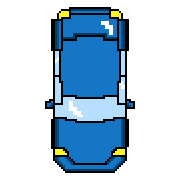
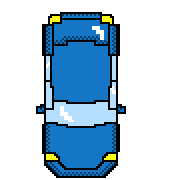
Before/after of a w=180, h=180 layered artwork. What changed in the layer stack:
painted on "Layer 5" over left=40, top=7, right=135, bottom=176
added layer "Layer 4" above "Layer 3" over left=38, top=14, right=124, bottom=176
added layer "Layer 3" above "Layer 2" over left=38, top=14, right=124, bottom=178
added layer "Layer 2" above "Layer 0" over left=36, top=12, right=126, bottom=178
